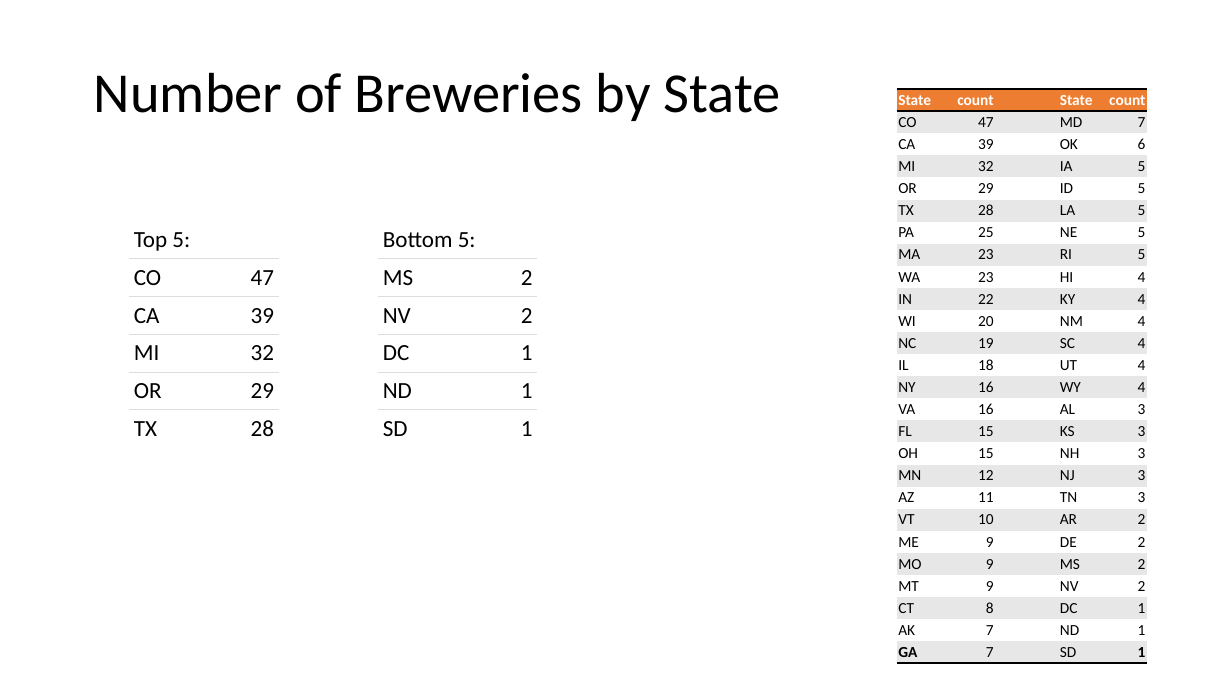
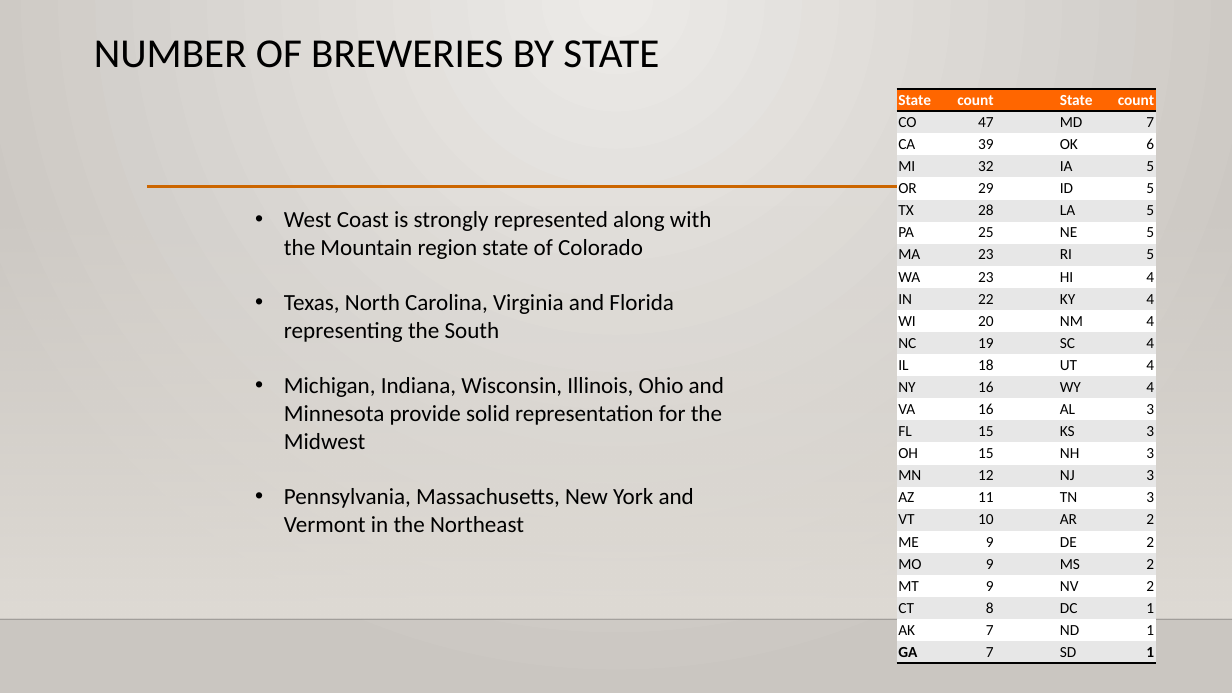
Before and after one commit to sjohnson1039/CaseStudy_01, a slide deck: slide 3 of CaseStudy_01.pptx (slide 2 before the commit). Drawn at 1232x693 pixels with LibreOffice and Linux fonts; fonts in the diff are those of the drawing; background and template pictures are left out. Boxes give left, top, right and bottom in pixels: in the first picture for what was removed or moved away, otherwise in the second. Text is boxed around its words. In the diff, an @@ line names an element or a change of style, - is before the commit and + after.

Commit message:
final ppt

```diff
--- a/CaseStudy_01.pptx
+++ b/CaseStudy_01.pptx
@@ background #FFFFFF to gradient #ECEAE7 to #CAC7C1 @@
@@ title "NUMBER OF BREWERIES BY STATE" at (94, 40, 659, 68): vertical alignment middle to top @@
@@ title at (94, 40, 659, 68): text changed; size 44 to 32 pt @@
-Number of Breweries by State
+NUMBER OF BREWERIES BY STATE
@@ table at (897, 89, 1154, 661) @@
@@ fill #ED7D31 to #FF6600 in row 1 @@
@@ table: place and size @@
-table at (897, 89, 1146, 661)
+table at (897, 89, 1154, 661)
@@ rectangle added at (0, 204, 1232, 619), fill gradient #DFDBD5 @@
@@ line added from (147, 187) to (1118, 187), #CC6600 2.5 pt @@
@@ table removed at (129, 221, 279, 445), 6 rows, 2 columns @@
-Top 5: | 
-CO | 47
-CA | 39
-MI | 32
-OR | 29
-TX | 28
@@ text added at (284, 211, 724, 532), 18 pt, text #000000 @@
+• West Coast is strongly represented along with the Mountain region state of Colorado
+• Texas, North Carolina, Virginia and Florida representing the South
+• Michigan, Indiana, Wisconsin, Illinois, Ohio and Minnesota provide solid representation for the Midwest
+• Pennsylvania, Massachusetts, New York and Vermont in the Northeast
@@ table removed at (378, 221, 537, 445), 6 rows, 2 columns @@
-Bottom 5: | 
-MS | 2
-NV | 2
-DC | 1
-ND | 1
-SD | 1
@@ line added from (0, 619) to (1232, 619), #000001 1 pt @@
```
Also in this commit, not shown: 7 other slides changed, 3 slides added.
